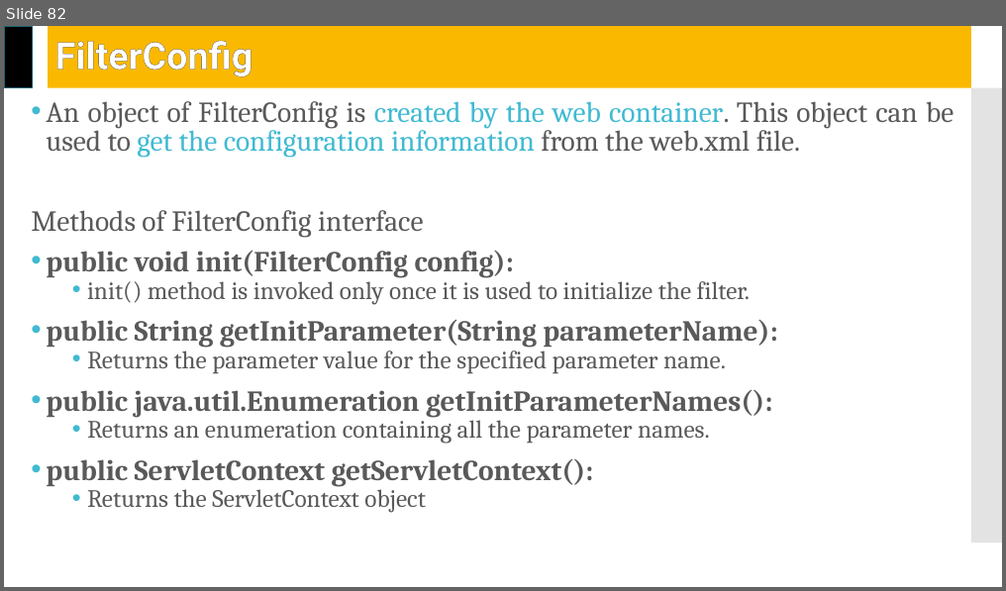
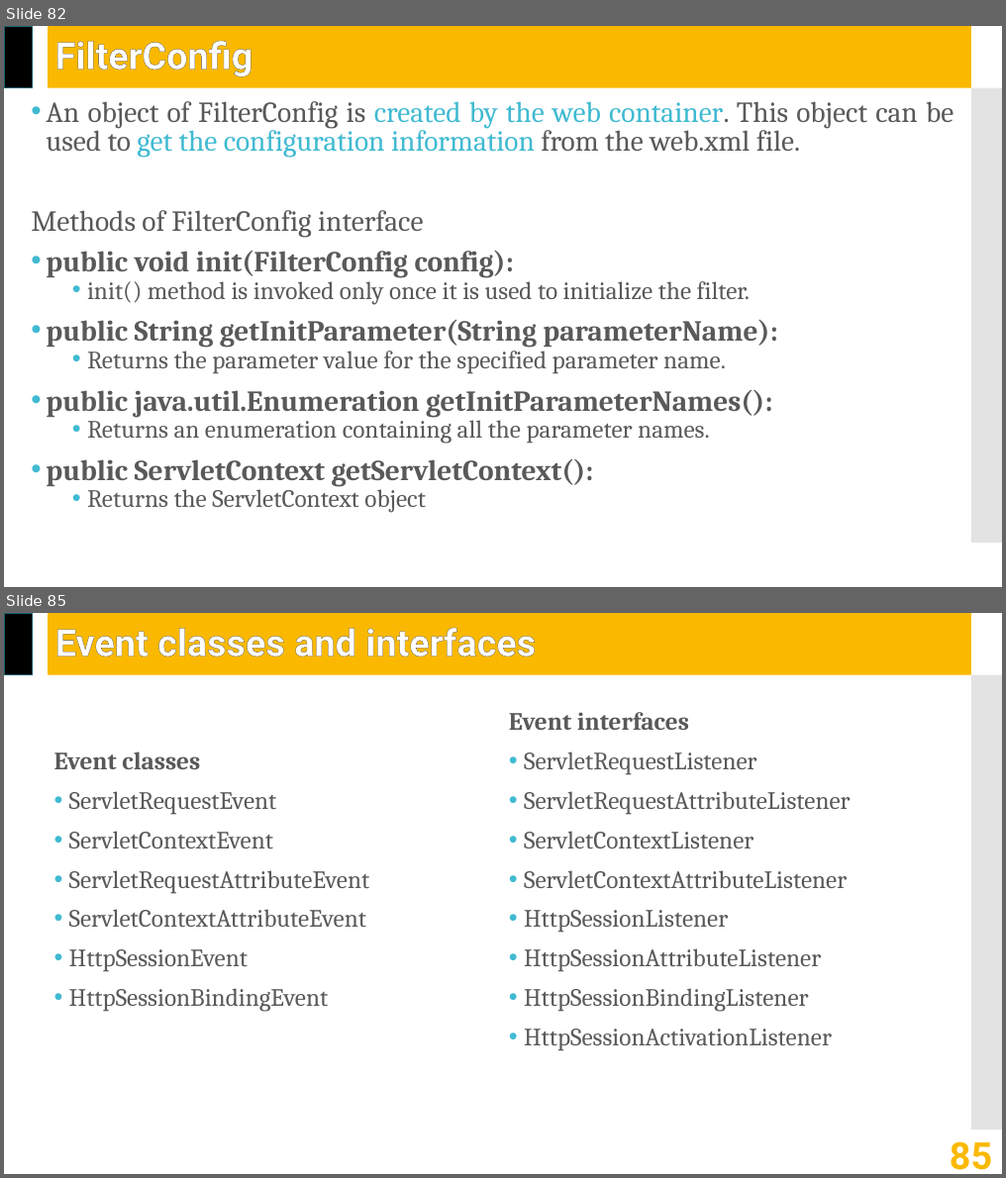
Before and after one commit to jrambasana/AJP2022-material, a slide deck: AJP Slides/AJP (01ce0502) - Unit 4 - Servlet API.pptx. Shown one above the other, each under a label of ours: slide 82 before the commit, slides 82 and 85 after it; the slides between them are not shown. The pictures are 1006x591 and 1006x1178 pixels, drawn with LibreOffice and Linux fonts; fonts in the diff are those of the drawing. Boxes give left, top, right and bottom in pixels: in the first picture for what was removed or moved away, otherwise in the second. Text is boxed around its words. In the diff, an @@ line names an element or a change of style, - is before the commit and + after.

```diff
--- a/AJP Slides/AJP (01ce0502) - Unit 4 - Servlet API.pptx
+++ b/AJP Slides/AJP (01ce0502) - Unit 4 - Servlet API.pptx
@@ slide 85 added at (4,613,1002,1174), background #FFFFFF; not listed: 3 template elements that a slide beside it also shows @@
@@ title added at (55,627,536,657), 36 pt, text #FFFFFF, bold @@
+Event classes and interfaces
@@ text added at (509,712,850,1052), 24 pt, text #595959 @@
+Event interfaces
+• ServletRequestListener
+• ServletRequestAttributeListener
+• ServletContextListener
+• ServletContextAttributeListener
+• HttpSessionListener
+• HttpSessionAttributeListener
+• HttpSessionBindingListener
+• HttpSessionActivationListener
@@ text added at (54,752,370,1012), 24 pt, text #595959 @@
+Event classes
+• ServletRequestEvent
+• ServletContextEvent
+• ServletRequestAttributeEvent
+• ServletContextAttributeEvent
+• HttpSessionEvent
+• HttpSessionBindingEvent
@@ page number added at (949,1142,992,1170), 36 pt, text #FAB900, bold @@
+85
```
Also in this commit, not shown: 2 slides changed, 16 other slides added, 6 other files.
